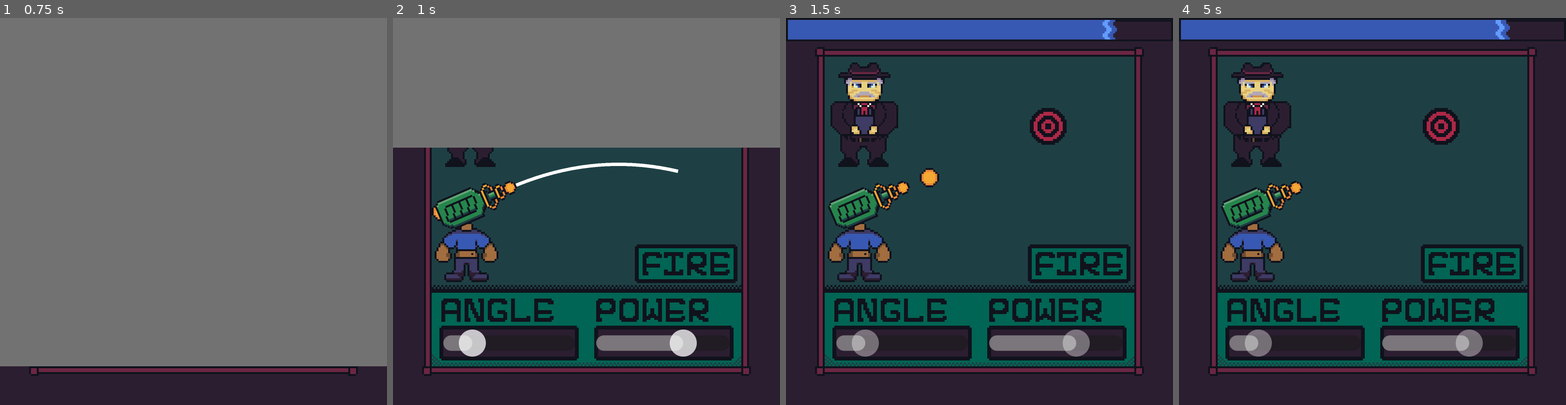
Above: before the commit, frames 1-4 (left to right).
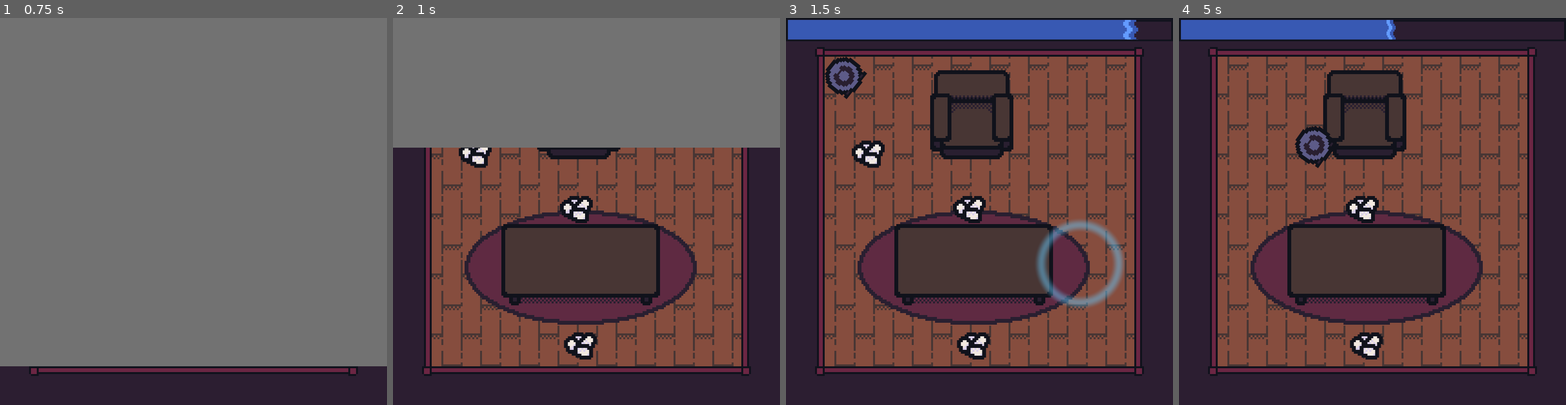
Above: after the commit, the same moments.

Repository: Loaf0/StocktonGameJam2025-2
Game: Godot game, scene res://gameplay/coreGameplay/Main.tscn
Same seed, same stepped clock (60 frames per second), same inputs: the game is played once before the commit and once after it. Sound files missing from this copy of the repository are replaced by a short silence.
Inputs (mouse positions are in pixels of both pictures, inside the frame that each line leads up to):
- Up to frame 1 (0.75 s): move the mouse to (278, 192) at 0.52 s; press the mouse at (278, 192) at 0.53 s
- Up to frame 2 (1 s): no input
- Up to frame 3 (1.5 s): release the mouse at (1064, 192) at 1.25 s; click (1080, 265) at 1.27 s
- Up to frame 4 (5 s): move the mouse to (1295, 230) at 2.02 s; click (1295, 230) at 2.1 s; move the mouse to (1411, 126) at 2.77 s; press the mouse at (1411, 126) at 2.78 s; move the mouse to (1353, 288) at 3.52 s; release the mouse at (1353, 288) at 3.53 s; click (1353, 288) at 3.6 s; move the mouse to (1488, 269) at 4.27 s; press the mouse at (1488, 269) at 4.28 s

Frame 1 is identical in both runs. In frame 2, 45% of the frame differs, in the area x 10-90%, y 33-90%; in frame 3, 64%; in frame 4, 65%, in the area x 10-90%, y 0-90%.

Commit message:
restart + bugfix

Diff:
--- /dev/null
+++ b/Save.gd
@@ -0,0 +1,37 @@
+extends Node
+
+var save_file : ConfigFile = ConfigFile.new()
+const SAVE_PATH : String = "user://save.cfg"
+
+func save_all():
+	save_settings()
+
+func save_score():
+	print(ProjectSettings.globalize_path("user://save.cfg"))
+	save_file.set_value("SCORES", "EASY_SCORE", Settings.EASY_SCORE)
+	save_file.set_value("SCORES", "MEDI_SCORE", Settings.MEDI_SCORE)
+	save_file.set_value("SCORES", "HARD_SCORE", Settings.HARD_SCORE)
+
+	save_file.save(SAVE_PATH)
+
+func load_score():
+	var err = save_file.load(SAVE_PATH)
+	if err != OK:
+		return
+
+	Settings.EASY_SCORE = save_file.get_value("SCORES", "EASY_SCORE")
+	Settings.MEDI_SCORE = save_file.get_value("SCORES", "MEDI_SCORE")
+	Settings.HARD_SCORE = save_file.get_value("SCORES", "HARD_SCORE")
+
+func save_settings():
+	print(ProjectSettings.globalize_path("user://save.cfg"))
+	save_file.set_value("Settings", "MUSIC_VOLUME_DB", Settings.MUSIC_VOLUME_DB)
+
+	save_file.save(SAVE_PATH)
+
+func load_settings():
+	var err = save_file.load(SAVE_PATH)
+	if err != OK:
+		return
+
+	Settings.MUSIC_VOLUME_DB = save_file.get_value("Settings", "MUSIC_VOLUME_DB", .75)
--- a/gameplay/coreGameplay/GameManager.gd
+++ b/gameplay/coreGameplay/GameManager.gd
@@ -4,6 +4,9 @@
 @onready var transition_mfx = preload("res://assets/msfx/transitionTheme/intermission thing.wav")
 @onready var pass_mfx = preload("res://assets/msfx/transitionTheme/pass thing.wav")
 @onready var fail_mfx = preload("res://assets/msfx/transitionTheme/fail thing.wav")
+
+@export var game_over_scene: PackedScene = preload("res://gameplay/menus/GameOverScreen.tscn")
+var game_over_screen: CanvasLayer
 
 @export_dir var minigames_dir: String = "res://gameplay/minigames/"
 @export var transition_scene: PackedScene = preload("res://gameplay/transitions/JailTransition.tscn")
@@ -24,6 +27,8 @@
 var transition: Transition = null
 var last_minigame_success: bool = true
 var first_forced := true
+
+var run_score: int = 0
 
 func _ready():
 	minigame_paths = _get_all_minigames(minigames_dir)
@@ -90,9 +95,9 @@
 
 func _on_minigame_finished(success: bool):
 	audio_player.pitch_scale = Settings.get_audio_speed_scale(current_speed)
-	audio_player.pitch_scale = current_speed
 	last_minigame_success = success
 	if success:
+		run_score += 1
 		audio_player.stream = pass_mfx
 		current_speed += speed_increment
 	else:
@@ -127,3 +132,39 @@
 
 func game_over():
 	await transition.play_out()
+
+	var difficulty_name := ""
+	match current_difficulty:
+		1:
+			difficulty_name = "Easy"
+			if run_score > Settings.EASY_SCORE:
+				Settings.EASY_SCORE = run_score
+		2:
+			difficulty_name = "Medium"
+			if run_score > Settings.MEDI_SCORE:
+				Settings.MEDI_SCORE = run_score
+		3:
+			difficulty_name = "Hard"
+			if run_score > Settings.HARD_SCORE:
+				Settings.HARD_SCORE = run_score
+
+	var save_manager = get_node_or_null("/root/Save")
+	if save_manager:
+		save_manager.save_score()
+
+	game_over_screen = game_over_scene.instantiate()
+	add_child(game_over_screen)
+	game_over_screen.show_game_over(run_score, difficulty_name)
+
+	game_over_screen.restart_requested.connect(_on_restart_requested)
+	game_over_screen.main_menu_requested.connect(_on_main_menu_requested)
+
+func _on_restart_requested():
+	game_over_screen.queue_free()
+	health = 3
+	current_speed = base_speed
+	current_difficulty = base_difficulty
+	load_next_minigame()
+
+func _on_main_menu_requested():
+	get_tree().change_scene_to_file("res://main_menu/MainMenu.tscn")
--- a/gameplay/coreGameplay/Main.tscn
+++ b/gameplay/coreGameplay/Main.tscn
@@ -1,11 +1,9 @@
-[gd_scene load_steps=3 format=3 uid="uid://yjl7pni13bil"]
+[gd_scene load_steps=2 format=3 uid="uid://yjl7pni13bil"]
 
 [ext_resource type="Script" uid="uid://cl1uq3lsg8moi" path="res://gameplay/coreGameplay/GameManager.gd" id="1_odk7f"]
-[ext_resource type="PackedScene" uid="uid://dk0vm1432kb3m" path="res://gameplay/minigames/Catapult.tscn" id="2_aovv8"]
 
 [node name="Main" type="Node2D"]
 script = ExtResource("1_odk7f")
-forced_first_minigame = ExtResource("2_aovv8")
 
 [node name="Camera2D" type="Camera2D" parent="."]
 anchor_mode = 0
--- /dev/null
+++ b/gameplay/menus/GameOverScreen.tscn
@@ -0,0 +1,48 @@
+[gd_scene load_steps=4 format=3 uid="uid://b1nrnx4vshkyp"]
+
+[ext_resource type="Script" uid="uid://bf0x61gn2535o" path="res://gameplay/menus/game_over_screen.gd" id="1_ijgdh"]
+[ext_resource type="FontFile" uid="uid://dpil64o22ebvd" path="res://assets/fonts/ByteBounce.ttf" id="2_8lamq"]
+
+[sub_resource type="LabelSettings" id="LabelSettings_ta5yj"]
+font = ExtResource("2_8lamq")
+
+[node name="GameOverScreen" type="CanvasLayer"]
+layer = 24
+script = ExtResource("1_ijgdh")
+
+[node name="ColorRect" type="ColorRect" parent="."]
+anchors_preset = 15
+anchor_right = 1.0
+anchor_bottom = 1.0
+grow_horizontal = 2
+grow_vertical = 2
+color = Color(0.23137255, 0.12156863, 0.45882353, 1)
+
+[node name="TitleLabel" type="Label" parent="."]
+offset_right = 200.0
+offset_bottom = 43.0
+label_settings = SubResource("LabelSettings_ta5yj")
+horizontal_alignment = 1
+
+[node name="ScoreLabel" type="Label" parent="."]
+offset_top = 43.0
+offset_right = 200.0
+offset_bottom = 86.0
+label_settings = SubResource("LabelSettings_ta5yj")
+horizontal_alignment = 1
+
+[node name="RestartButton" type="Button" parent="."]
+offset_left = 40.0
+offset_top = 125.0
+offset_right = 98.0
+offset_bottom = 149.0
+theme_override_font_sizes/font_size = 8
+text = "restart"
+
+[node name="MainMenuButton" type="Button" parent="."]
+offset_left = 102.0
+offset_top = 125.0
+offset_right = 160.0
+offset_bottom = 149.0
+theme_override_font_sizes/font_size = 8
+text = "mainmenu"
--- /dev/null
+++ b/gameplay/menus/game_over_screen.gd
@@ -0,0 +1,18 @@
+extends CanvasLayer
+
+signal restart_requested
+signal main_menu_requested
+
+@onready var title_label = $TitleLabel
+@onready var score_label = $ScoreLabel
+@onready var restart_button = $RestartButton
+@onready var main_menu_button = $MainMenuButton
+
+func _ready():
+	restart_button.pressed.connect(func(): restart_requested.emit())
+	main_menu_button.pressed.connect(func(): main_menu_requested.emit())
+
+func show_game_over(final_score: int, difficulty: String):
+	title_label.text = "Game Over"
+	score_label.text = "Difficulty: %s\nFinal Score: %d" % [difficulty, final_score]
+	visible = true
--- a/gameplay/minigames/RoboRepair.tscn
+++ b/gameplay/minigames/RoboRepair.tscn
@@ -4,7 +4,7 @@
 [ext_resource type="PackedScene" uid="uid://07ujs6uw6ish" path="res://gameplay/coreGameplay/MinigameTimer.tscn" id="2_yseuw"]
 [ext_resource type="Texture2D" uid="uid://dd2yt8h3rrnk0" path="res://assets/minigames/RoboRepair/Background.png" id="3_4qcj3"]
 [ext_resource type="PackedScene" uid="uid://dsdywh8rg463k" path="res://gameplay/minigameComponents/RoboRepair/gear.tscn" id="3_j7hqi"]
-[ext_resource type="FontFile" uid="uid://dpil64o22ebvd" path="res://assets/Fonts/ByteBounce.ttf" id="4_1crie"]
+[ext_resource type="FontFile" uid="uid://dpil64o22ebvd" path="res://assets/fonts/ByteBounce.ttf" id="4_1crie"]
 [ext_resource type="Texture2D" uid="uid://ddhejkd3jm0le" path="res://assets/minigames/RoboRepair/Knob.png" id="5_4qcj3"]
 [ext_resource type="Texture2D" uid="uid://c6aign27qrirn" path="res://assets/minigames/RoboRepair/Switch.png" id="7_ax0x8"]
 
--- a/gameplay/minigames/email_typer.gd
+++ b/gameplay/minigames/email_typer.gd
@@ -145,24 +145,33 @@
 
 	_play_one_shot_sfx(key_press_sfx, 0.02)
 
-	var expected := target_text[current_index].to_upper()
-	if letter == expected:
+	while current_index < target_text.length():
+		var c := target_text[current_index].to_upper()
+		if c >= "A" and c <= "Z":
+			break
 		current_index += 1
 		typed_text = target_text.substr(0, current_index)
-	else:
-		typed_text += ""
+
+	if current_index < target_text.length():
+		var expected := target_text[current_index].to_upper()
+		if letter == expected:
+			current_index += 1
+			typed_text = target_text.substr(0, current_index)
+			while current_index < target_text.length() and not (target_text[current_index].to_upper() >= "A" and target_text[current_index].to_upper() <= "Z"):
+				current_index += 1
+				typed_text = target_text.substr(0, current_index)
 
 	_update_label()
-	_skip_non_letters()
 
 	if highlight_active:
 		_update_keyboard_glow()
 
 	if current_index >= target_text.length():
 		timer.stop()
-		_fade_out_music()
+		await _fade_out_music()
 		await _play_finish_animation(true)
 		emit_signal("minigame_finished", true)
+
 
 func _skip_non_letters():
 	while current_index < target_text.length():
--- a/gameplay/minigames/gear.gd
+++ b/gameplay/minigames/gear.gd
@@ -18,7 +18,7 @@
 
 func _input(event):
 	if event.is_action_pressed("Click") and _is_hovering():
-		print(gear_name + " was clicked, position " + positions[current_index])
+		#print(gear_name + " was clicked, position " + positions[current_index])
 		_on_clicked()
 
 func _is_hovering() -> bool:
--- a/gameplay/minigames/oven.gd
+++ b/gameplay/minigames/oven.gd
@@ -54,7 +54,7 @@
 		perfect_ranges.append(Vector2(start_loc, start_loc + size))
 		bounce_speed[i] = speed * settings["speed"] + randf_range(-0.2, 0.2)
 
-	music_player.pitch_scale = speed
+	#music_player.pitch_scale = speed
 	_fade_in_music()
 
 	await _setup_targets()
--- a/gameplay/minigames/robo_repair.gd
+++ b/gameplay/minigames/robo_repair.gd
@@ -125,8 +125,9 @@
 	label.bbcode_enabled = true
 	label.bbcode_text = text
 
-func _on_gear_changed(gear_name: String, pos: String):
-	print("Gear %s set to %s" % [gear_name, pos])
+func _on_gear_changed(_gear_name: String, _pos: String):
+	#print("Gear %s set to %s" % [gear_name, pos])
+	pass
 
 func _on_slider_changed(_value):
 	_play_one_shot_sfx(switch_sfx, 0.03)
--- a/project.godot
+++ b/project.godot
@@ -18,6 +18,7 @@
 [autoload]
 
 Settings="*res://settings.gd"
+Save="*res://Save.gd"
 
 [display]
 
--- a/settings.gd
+++ b/settings.gd
@@ -3,5 +3,9 @@
 var MUSIC_VOLUME_DB : float = 1
 var SOUND_EFFECTS_VOLUME_DB : float = 1
 
+var EASY_SCORE : int = 0
+var MEDI_SCORE : int = 0
+var HARD_SCORE : int = 0
+
 func get_audio_speed_scale(current_speed):
 	return clampf(1.0 + (current_speed - 1.0) / 8, 1, 1.5)
Not shown, added: Save.gd.uid
Not shown, added: gameplay/menus/game_over_screen.gd.uid
